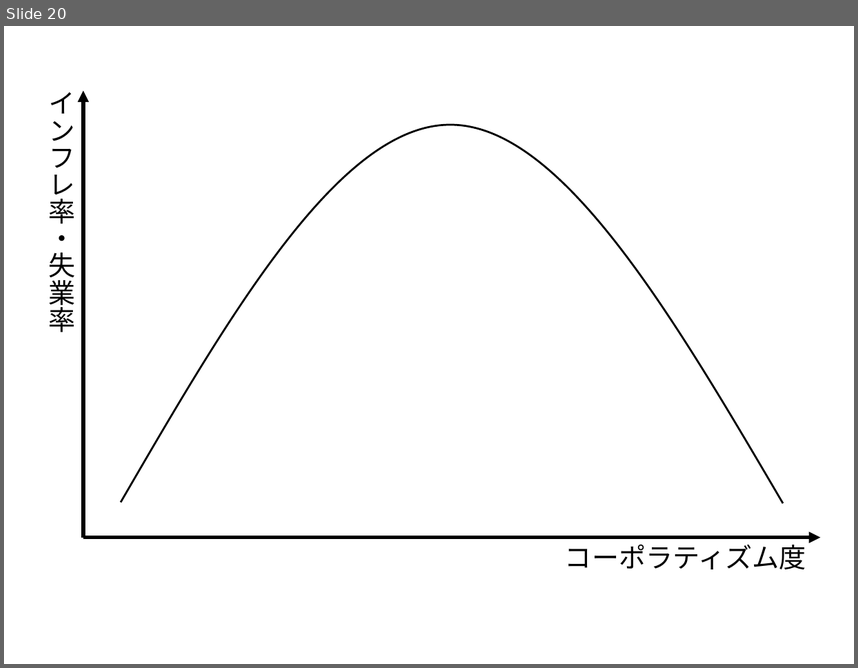
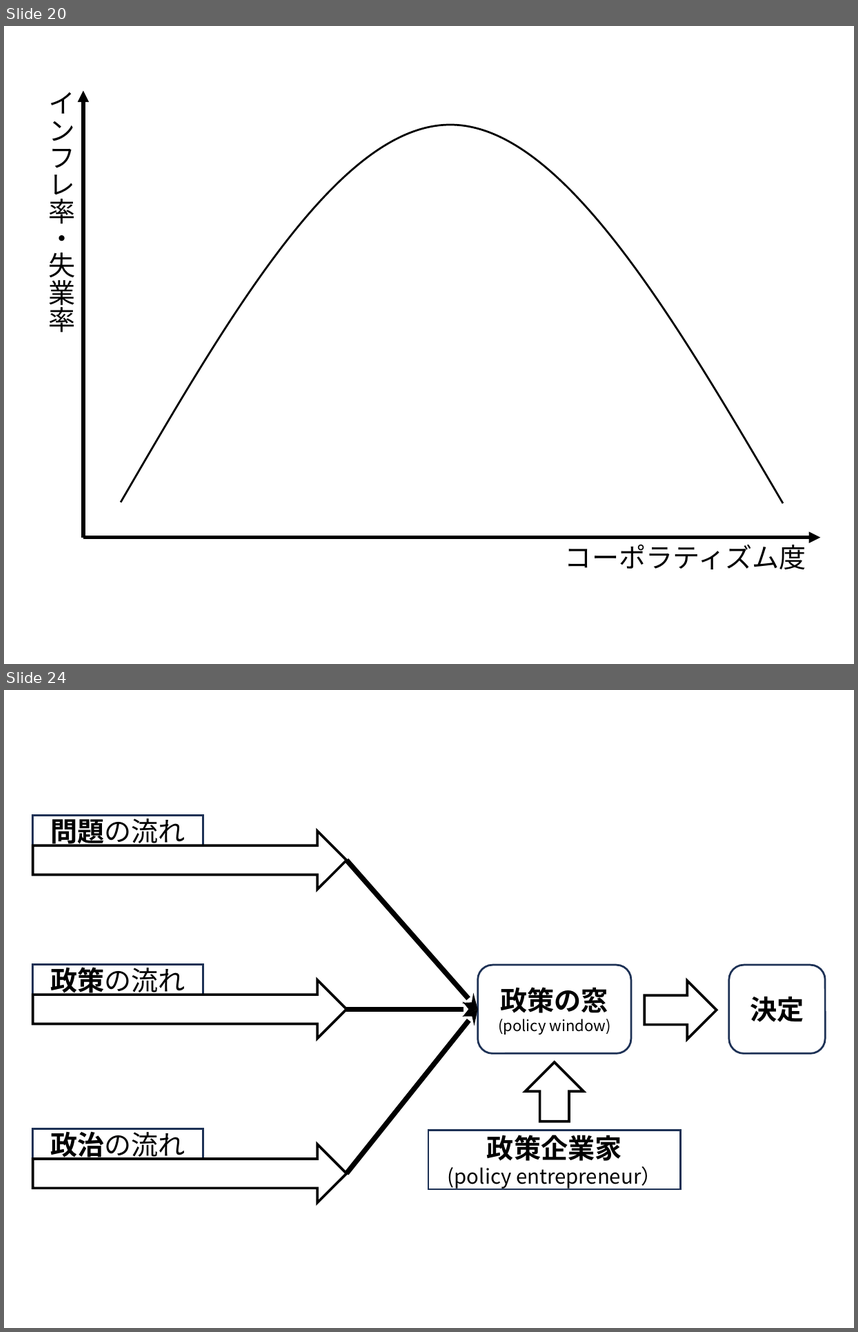
Before and after one commit to junpei-suzuki/PP-2026-Komazawa, a slide deck: figs/DIYfigures_pp.pptx. Shown one above the other, each under a label of ours: slide 20 before the commit, slides 20 and 24 after it; the slides between them are not shown. The pictures are 858x668 and 858x1332 pixels, drawn with LibreOffice and Linux fonts; fonts in the diff are those of the drawing. Boxes give left, top, right and bottom in pixels: in the first picture for what was removed or moved away, otherwise in the second. Text is boxed around its words. In the diff, an @@ line names an element or a change of style, - is before the commit and + after.

```diff
--- a/figs/DIYfigures_pp.pptx
+++ b/figs/DIYfigures_pp.pptx
@@ slide 24 added at (x1=4, y1=690, x2=854, y2=1328), background #FFFFFF @@
@@ group added at (x1=33, y1=815, x2=825, y2=1202): 5 down arrows, 4 rectangles, 3 arrows, 2 rounded rectangles @@
+政策の流れ
+政策の窓
+(policy window)
+決定
+問題の流れ
+政治の流れ
+政策企業家
+(policy entrepreneur）
```
Also in this commit, not shown: 3 other slides added, 17 other files.
